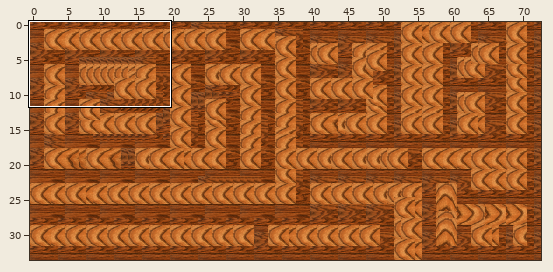
Level history. Tiled map: android/assets/test.tmx. The picture above shows the old version from afar; the outline marks the close-up.
Close-up. Before:
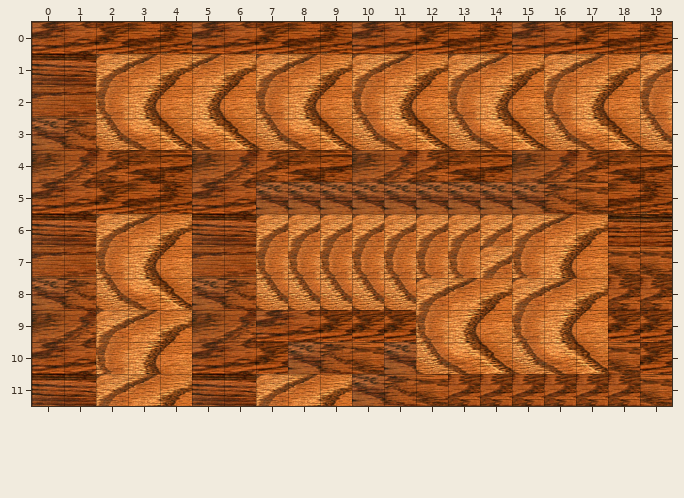
Cells are 32x32 px. Shown: x 0..19, y 0..11. The commit also changed other parts of the map, which this record leaves out.
After:
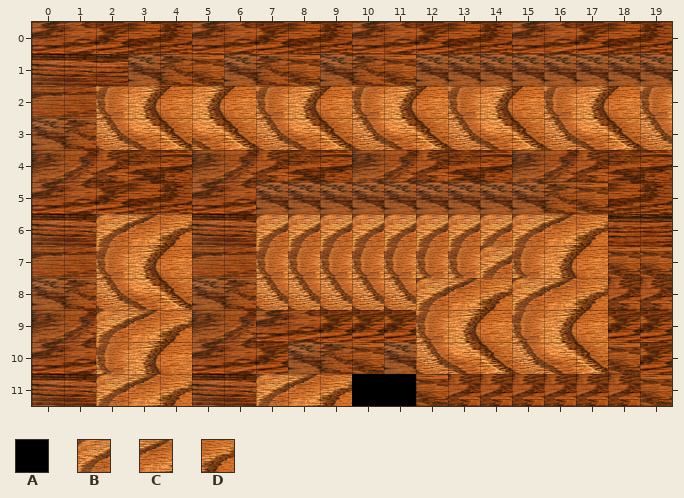
Key: from "endhole": A 6; from "wood floor": B 663, C 664, D 665.
_ is an empty cell.
Tiles of an added or newly shown layer are drawn over the layers below it.
The edit:
Layer "Wall":
The author cleared tile B in row 1 at x 2, 7, 10, 13, 16 and 19.
The author cleared tile C in row 1 at x 3, 5, 8, 11, 14 and 17.
The author cleared tile D in row 1 at x 4, 6, 9, 12, 15 and 18.
Layer "End" (added):
Tile A is added in row 11 at x 10 to 11.
